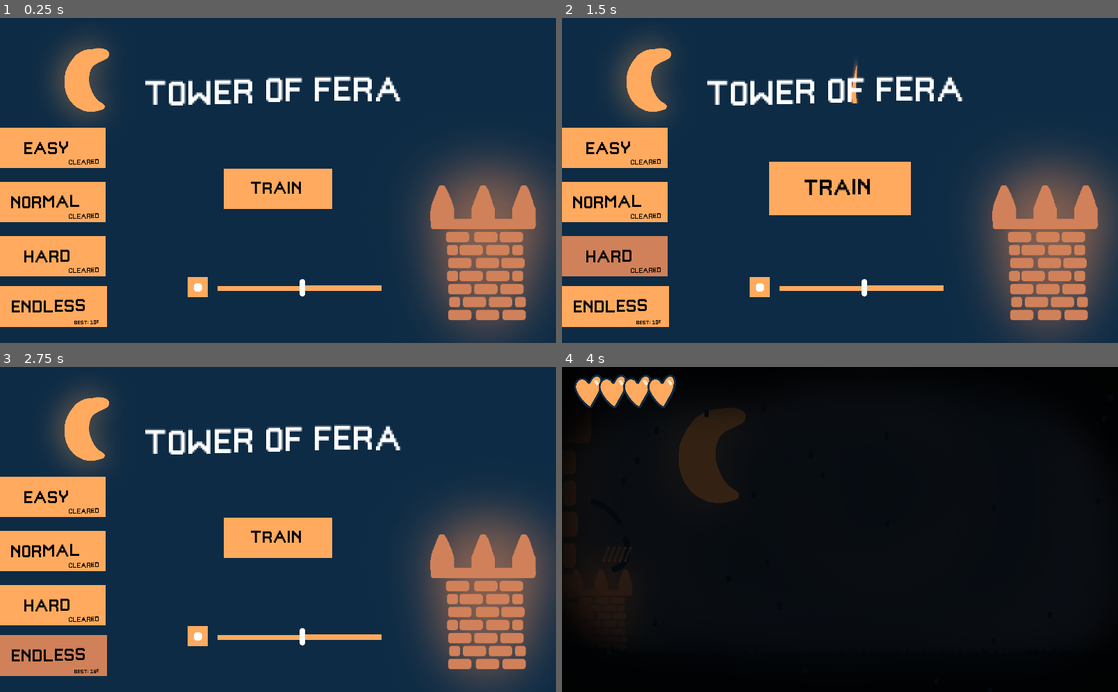
Above: before the commit, frames 1-4 (two rows, left to right).
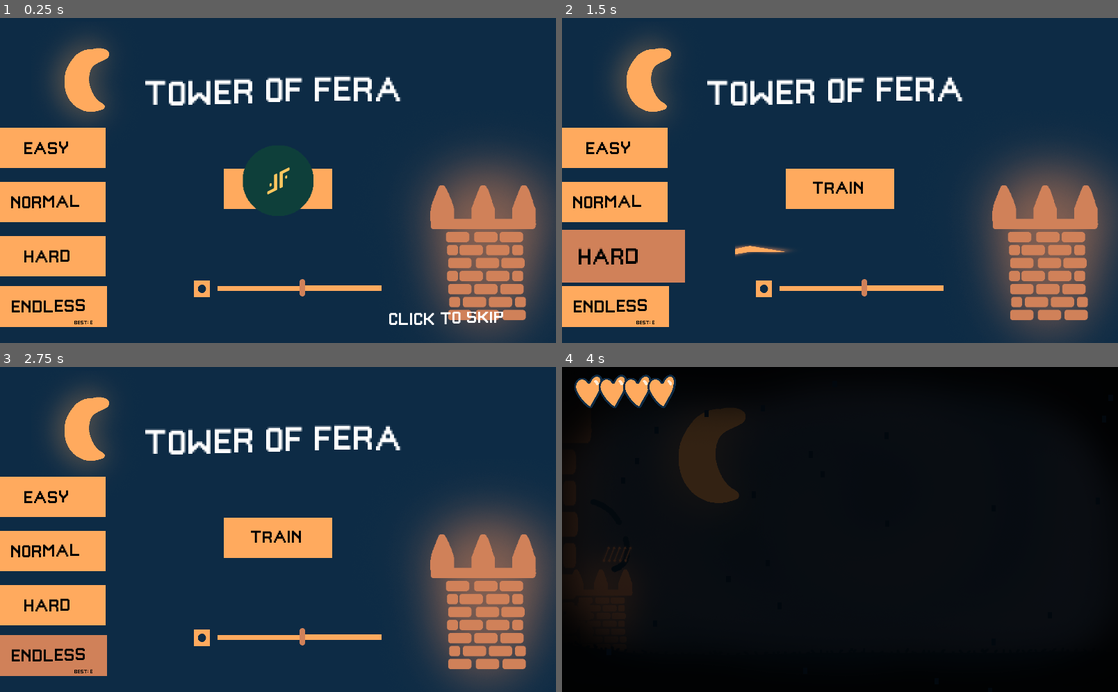
Above: after the commit, the same moments.

Repository: FireGamesDev/Tower-of-Fera
Game: Godot game, scene res://Scenes/Menu.tscn
The game is run twice, just before and just after one commit, with the same random seed, the same clock (stepped at 60 frames per second) and the same inputs.
Inputs (mouse positions are in pixels of both pictures, inside the frame that each line leads up to):
- Up to frame 1 (0.25 s): no input
- Up to frame 2 (1.5 s): click "TRAIN" at 0.5 s; click "HARD" at 1.25 s
- Up to frame 3 (2.75 s): click "ENDLESS" at 2 s
- Up to frame 4 (4 s): click "ENDLESS" at 2.75 s; move the mouse to (962, 513) at 3.52 s; press the mouse at (962, 513) at 3.53 s

The runs differ from the first frame. In frame 1, 2.1% of the frame differs, in the area x 12-91%, y 43-95%; in frame 2, 4.3%, in the area x 0-63%, y 13-95%; in frame 3, 0.3%; in frame 4, nothing differs.
Error in both runs: Invalid set index 'scale' (on base: 'previously freed instance') with value of type 'Vector2'. (res://Scripts/Trajectory.gd:32)

Commit message:
Game loop

Diff:
--- a/Scenes/Game.tscn
+++ b/Scenes/Game.tscn
@@ -12,8 +12,28 @@
 [ext_resource path="res://Sprites/bg_light.png" type="Texture" id=10]
 [ext_resource path="res://Sprites/Vignette.png" type="Texture" id=11]
 [ext_resource path="res://Scenes/Rain.tscn" type="PackedScene" id=12]
-[ext_resource path="res://Scenes/Lightning.tscn" type="PackedScene" id=13]
+[ext_resource path="res://Scripts/Lightning.gd" type="Script" id=13]
 [ext_resource path="res://Scenes/Spawner.tscn" type="PackedScene" id=14]
+[ext_resource path="res://SFX/Lightning_strike.wav" type="AudioStream" id=15]
+[ext_resource path="res://Sprites/lightning.png" type="Texture" id=16]
+
+[sub_resource type="Animation" id=2]
+resource_name = "Lightning"
+tracks/0/type = "value"
+tracks/0/path = NodePath("TextureProgress:value")
+tracks/0/interp = 1
+tracks/0/loop_wrap = true
+tracks/0/imported = false
+tracks/0/enabled = true
+tracks/0/keys = {
+"times": PoolRealArray( 0, 1 ),
+"transitions": PoolRealArray( 1, 1 ),
+"update": 0,
+"values": [ 0.0, 100.0 ]
+}
+
+[sub_resource type="RectangleShape2D" id=3]
+extents = Vector2( 414.174, 39.5447 )
 
 [sub_resource type="CapsuleShape2D" id=1]
 radius = 53.3942
@@ -50,8 +70,40 @@
 scale = Vector2( 0.7, 0.7 )
 texture = ExtResource( 10 )
 
-[node name="Lightning" parent="Map" instance=ExtResource( 13 )]
+[node name="Lightning" type="Node2D" parent="Map"]
 position = Vector2( 540.537, -107.026 )
+script = ExtResource( 13 )
+
+[node name="AnimationPlayer" type="AnimationPlayer" parent="Map/Lightning"]
+playback_speed = 3.0
+anims/Lightning = SubResource( 2 )
+
+[node name="TextureProgress" type="TextureProgress" parent="Map/Lightning"]
+margin_left = 22.653
+margin_top = -366.223
+margin_right = 222.653
+margin_bottom = -166.223
+rect_scale = Vector2( 0.2, 1 )
+texture_progress = ExtResource( 16 )
+fill_mode = 2
+__meta__ = {
+"_edit_use_anchors_": false
+}
+
+[node name="Timer" type="Timer" parent="Map/Lightning"]
+wait_time = 10.0
+one_shot = true
+autostart = true
+
+[node name="SpawnArea" type="Area2D" parent="Map/Lightning"]
+
+[node name="CollisionShape2D" type="CollisionShape2D" parent="Map/Lightning/SpawnArea"]
+position = Vector2( 243.45, -107.146 )
+shape = SubResource( 3 )
+disabled = true
+
+[node name="SFX" type="AudioStreamPlayer" parent="Map/Lightning"]
+stream = ExtResource( 15 )
 
 [node name="Tower" parent="Map" instance=ExtResource( 4 )]
 position = Vector2( 265.561, -43.7932 )
@@ -115,4 +167,6 @@
 [node name="Spawner" parent="." instance=ExtResource( 14 )]
 position = Vector2( -2.37842, -91.5689 )
 
+[connection signal="animation_finished" from="Map/Lightning/AnimationPlayer" to="Map/Lightning" method="_on_AnimationPlayer_animation_finished"]
+[connection signal="timeout" from="Map/Lightning/Timer" to="Map/Lightning" method="_on_Timer_timeout"]
 [connection signal="body_entered" from="Map/Tower" to="." method="_on_Tower_body_entered"]
--- a/Scenes/Logo.tscn
+++ b/Scenes/Logo.tscn
@@ -33,7 +33,6 @@
 }
 
 [node name="TextureRect2" type="TextureRect" parent="AnimationPlayer"]
-visible = false
 anchor_left = 0.5
 anchor_top = 0.5
 anchor_right = 0.5
@@ -49,7 +48,6 @@
 }
 
 [node name="TextureRect" type="TextureRect" parent="AnimationPlayer/TextureRect2"]
-visible = false
 anchor_left = 0.5
 anchor_top = 0.5
 anchor_right = 0.5
@@ -66,7 +64,6 @@
 }
 
 [node name="Continue" type="RichTextLabel" parent="AnimationPlayer"]
-visible = false
 anchor_left = 1.0
 anchor_top = 1.0
 anchor_right = 1.0
--- a/Scenes/Menu.tscn
+++ b/Scenes/Menu.tscn
@@ -29,7 +29,7 @@
 }
 
 [sub_resource type="RectangleShape2D" id=2]
-extents = Vector2( 109.783, 6.35927 )
+extents = Vector2( 10, 6.359 )
 
 [sub_resource type="StyleBoxFlat" id=3]
 bg_color = Color( 0.815686, 0.505882, 0.34902, 1 )
@@ -119,6 +119,21 @@
 "values": [ Vector2( 1, 1 ), Vector2( 1.5, 1.5 ), Vector2( 1, 1 ) ]
 }
 
+[sub_resource type="Animation" id=25]
+resource_name = "Lightning"
+tracks/0/type = "value"
+tracks/0/path = NodePath("TextureProgress:value")
+tracks/0/interp = 1
+tracks/0/loop_wrap = true
+tracks/0/imported = false
+tracks/0/enabled = true
+tracks/0/keys = {
+"times": PoolRealArray( 0, 1 ),
+"transitions": PoolRealArray( 1, 1 ),
+"update": 0,
+"values": [ 0.0, 100.0 ]
+}
+
 [sub_resource type="Animation" id=23]
 resource_name = "PlayButton"
 length = 0.6
@@ -135,6 +150,21 @@
 "values": [ Vector2( 1, 1 ), Vector2( 1.5, 1.5 ), Vector2( 1, 1 ) ]
 }
 
+[sub_resource type="Animation" id=26]
+resource_name = "Lightning"
+tracks/0/type = "value"
+tracks/0/path = NodePath("TextureProgress:value")
+tracks/0/interp = 1
+tracks/0/loop_wrap = true
+tracks/0/imported = false
+tracks/0/enabled = true
+tracks/0/keys = {
+"times": PoolRealArray( 0, 1 ),
+"transitions": PoolRealArray( 1, 1 ),
+"update": 0,
+"values": [ 0.0, 100.0 ]
+}
+
 [sub_resource type="Animation" id=21]
 resource_name = "PlayButton"
 length = 0.6
@@ -151,6 +181,21 @@
 "values": [ Vector2( 1, 1 ), Vector2( 1.5, 1.5 ), Vector2( 1, 1 ) ]
 }
 
+[sub_resource type="Animation" id=27]
+resource_name = "Lightning"
+tracks/0/type = "value"
+tracks/0/path = NodePath("TextureProgress:value")
+tracks/0/interp = 1
+tracks/0/loop_wrap = true
+tracks/0/imported = false
+tracks/0/enabled = true
+tracks/0/keys = {
+"times": PoolRealArray( 0, 1 ),
+"transitions": PoolRealArray( 1, 1 ),
+"update": 0,
+"values": [ 0.0, 100.0 ]
+}
+
 [sub_resource type="Animation" id=22]
 resource_name = "PlayButton"
 length = 0.6
@@ -165,6 +210,21 @@
 "transitions": PoolRealArray( 1, 1, 1 ),
 "update": 0,
 "values": [ Vector2( 1, 1 ), Vector2( 1.5, 1.5 ), Vector2( 1, 1 ) ]
+}
+
+[sub_resource type="Animation" id=28]
+resource_name = "Lightning"
+tracks/0/type = "value"
+tracks/0/path = NodePath("TextureProgress:value")
+tracks/0/interp = 1
+tracks/0/loop_wrap = true
+tracks/0/imported = false
+tracks/0/enabled = true
+tracks/0/keys = {
+"times": PoolRealArray( 0, 1 ),
+"transitions": PoolRealArray( 1, 1 ),
+"update": 0,
+"values": [ 0.0, 100.0 ]
 }
 
 [node name="Menu" type="Node2D"]
@@ -321,11 +381,11 @@
 [node name="Mute" type="CheckBox" parent="CanvasLayer/Volume"]
 anchor_top = 1.0
 anchor_bottom = 1.0
-margin_left = -147.476
-margin_top = -122.048
-margin_right = -109.476
-margin_bottom = -84.0475
-rect_pivot_offset = Vector2( 19, 19 )
+margin_left = -220.0
+margin_top = -200.0
+margin_right = -20.0
+rect_scale = Vector2( 0.15, 0.15 )
+rect_pivot_offset = Vector2( 100, 100 )
 custom_icons/checked = ExtResource( 7 )
 custom_icons/unchecked = ExtResource( 4 )
 custom_styles/hover = SubResource( 16 )
@@ -377,8 +437,6 @@
 visible = false
 position = Vector2( 4.12272, -245.554 )
 polygon = PoolVector2Array( 73.1808, 365.25, 67.2416, 252.403, 67.2416, 200.433, 92.4837, 198.949, 88.0292, 155.889, 67 …(210 unchanged characters)…
-
-[node name="Logo" parent="CanvasLayer" instance=ExtResource( 2 )]
 
 [node name="Modes" type="Control" parent="CanvasLayer"]
 anchor_right = 1.0
@@ -427,6 +485,7 @@
 }
 
 [node name="Cleared" type="RichTextLabel" parent="CanvasLayer/Modes/Hard"]
+visible = false
 anchor_left = 1.0
 anchor_top = 1.0
 anchor_right = 1.0
@@ -451,6 +510,43 @@
 
 [node name="AnimationPlayer" type="AnimationPlayer" parent="CanvasLayer/Modes/Hard"]
 anims/PlayButton = SubResource( 20 )
+
+[node name="Hard_light" type="Node2D" parent="CanvasLayer/Modes/Hard"]
+position = Vector2( 189.827, 28.4361 )
+rotation = 1.52392
+script = ExtResource( 10 )
+is_menu = true
+
+[node name="AnimationPlayer" type="AnimationPlayer" parent="CanvasLayer/Modes/Hard/Hard_light"]
+playback_speed = 3.0
+anims/Lightning = SubResource( 25 )
+
+[node name="TextureProgress" type="TextureProgress" parent="CanvasLayer/Modes/Hard/Hard_light"]
+margin_left = 22.653
+margin_top = -366.223
+margin_right = 222.653
+margin_bottom = -166.223
+rect_scale = Vector2( 0.2, 1 )
+texture_progress = ExtResource( 12 )
+fill_mode = 2
+__meta__ = {
+"_edit_use_anchors_": false
+}
+
+[node name="Timer" type="Timer" parent="CanvasLayer/Modes/Hard/Hard_light"]
+wait_time = 20.0
+one_shot = true
+autostart = true
+
+[node name="SpawnArea" type="Area2D" parent="CanvasLayer/Modes/Hard/Hard_light"]
+
+[node name="CollisionShape2D" type="CollisionShape2D" parent="CanvasLayer/Modes/Hard/Hard_light/SpawnArea"]
+position = Vector2( -16.4744, -188.834 )
+shape = SubResource( 2 )
+disabled = true
+
+[node name="SFX" type="AudioStreamPlayer" parent="CanvasLayer/Modes/Hard/Hard_light"]
+stream = ExtResource( 11 )
 
 [node name="Endless" type="Button" parent="CanvasLayer/Modes"]
 anchor_left = 0.5
@@ -509,14 +605,51 @@
 custom_colors/default_color = Color( 0, 0, 0, 1 )
 bbcode_enabled = true
 bbcode_text = "
-[wave]BEST: 100"
-text = "
-BEST: 100"
+[wave]BEST: 0"
+text = "
+BEST: 0"
 fit_content_height = true
 scroll_active = false
 __meta__ = {
 "_edit_use_anchors_": false
 }
+
+[node name="Endless_strike" type="Node2D" parent="CanvasLayer/Modes/Endless"]
+position = Vector2( 189.827, 28.4361 )
+rotation = 1.52392
+script = ExtResource( 10 )
+is_menu = true
+
+[node name="AnimationPlayer" type="AnimationPlayer" parent="CanvasLayer/Modes/Endless/Endless_strike"]
+playback_speed = 3.0
+anims/Lightning = SubResource( 26 )
+
+[node name="TextureProgress" type="TextureProgress" parent="CanvasLayer/Modes/Endless/Endless_strike"]
+margin_left = 22.653
+margin_top = -366.223
+margin_right = 222.653
+margin_bottom = -166.223
+rect_scale = Vector2( 0.2, 1 )
+texture_progress = ExtResource( 12 )
+fill_mode = 2
+__meta__ = {
+"_edit_use_anchors_": false
+}
+
+[node name="Timer" type="Timer" parent="CanvasLayer/Modes/Endless/Endless_strike"]
+wait_time = 30.0
+one_shot = true
+autostart = true
+
+[node name="SpawnArea" type="Area2D" parent="CanvasLayer/Modes/Endless/Endless_strike"]
+
+[node name="CollisionShape2D" type="CollisionShape2D" parent="CanvasLayer/Modes/Endless/Endless_strike/SpawnArea"]
+position = Vector2( -16.4744, -188.834 )
+shape = SubResource( 2 )
+disabled = true
+
+[node name="SFX" type="AudioStreamPlayer" parent="CanvasLayer/Modes/Endless/Endless_strike"]
+stream = ExtResource( 11 )
 
 [node name="Normal" type="Button" parent="CanvasLayer/Modes"]
 anchor_left = 0.5
@@ -560,6 +693,7 @@
 anims/PlayButton = SubResource( 21 )
 
 [node name="Cleared" type="RichTextLabel" parent="CanvasLayer/Modes/Normal"]
+visible = false
 anchor_left = 1.0
 anchor_top = 1.0
 anchor_right = 1.0
@@ -581,6 +715,43 @@
 __meta__ = {
 "_edit_use_anchors_": false
 }
+
+[node name="Normal_strike" type="Node2D" parent="CanvasLayer/Modes/Normal"]
+position = Vector2( 189.827, 28.4361 )
+rotation = 1.52392
+script = ExtResource( 10 )
+is_menu = true
+
+[node name="AnimationPlayer" type="AnimationPlayer" parent="CanvasLayer/Modes/Normal/Normal_strike"]
+playback_speed = 3.0
+anims/Lightning = SubResource( 27 )
+
+[node name="TextureProgress" type="TextureProgress" parent="CanvasLayer/Modes/Normal/Normal_strike"]
+margin_left = 22.653
+margin_top = -366.223
+margin_right = 222.653
+margin_bottom = -166.223
+rect_scale = Vector2( 0.2, 1 )
+texture_progress = ExtResource( 12 )
+fill_mode = 2
+__meta__ = {
+"_edit_use_anchors_": false
+}
+
+[node name="Timer" type="Timer" parent="CanvasLayer/Modes/Normal/Normal_strike"]
+wait_time = 40.0
+one_shot = true
+autostart = true
+
+[node name="SpawnArea" type="Area2D" parent="CanvasLayer/Modes/Normal/Normal_strike"]
+
+[node name="CollisionShape2D" type="CollisionShape2D" parent="CanvasLayer/Modes/Normal/Normal_strike/SpawnArea"]
+position = Vector2( -16.4744, -188.834 )
+shape = SubResource( 2 )
+disabled = true
+
+[node name="SFX" type="AudioStreamPlayer" parent="CanvasLayer/Modes/Normal/Normal_strike"]
+stream = ExtResource( 11 )
 
 [node name="Easy" type="Button" parent="CanvasLayer/Modes"]
 anchor_left = 0.5
@@ -624,6 +795,7 @@
 anims/PlayButton = SubResource( 22 )
 
 [node name="Cleared" type="RichTextLabel" parent="CanvasLayer/Modes/Easy"]
+visible = false
 anchor_left = 1.0
 anchor_top = 1.0
 anchor_right = 1.0
@@ -645,6 +817,46 @@
 __meta__ = {
 "_edit_use_anchors_": false
 }
+
+[node name="Easy_strike" type="Node2D" parent="CanvasLayer/Modes/Easy"]
+position = Vector2( 189.827, 28.4361 )
+rotation = 1.52392
+script = ExtResource( 10 )
+is_menu = true
+
+[node name="AnimationPlayer" type="AnimationPlayer" parent="CanvasLayer/Modes/Easy/Easy_strike"]
+playback_speed = 3.0
+anims/Lightning = SubResource( 28 )
+
+[node name="TextureProgress" type="TextureProgress" parent="CanvasLayer/Modes/Easy/Easy_strike"]
+margin_left = 22.653
+margin_top = -366.223
+margin_right = 222.653
+margin_bottom = -166.223
+rect_scale = Vector2( 0.2, 1 )
+texture_progress = ExtResource( 12 )
+fill_mode = 2
+__meta__ = {
+"_edit_use_anchors_": false
+}
+
+[node name="Timer" type="Timer" parent="CanvasLayer/Modes/Easy/Easy_strike"]
+wait_time = 50.0
+one_shot = true
+autostart = true
+
+[node name="SpawnArea" type="Area2D" parent="CanvasLayer/Modes/Easy/Easy_strike"]
+
+[node name="CollisionShape2D" type="CollisionShape2D" parent="CanvasLayer/Modes/Easy/Easy_strike/SpawnArea"]
+position = Vector2( -16.4744, -188.834 )
+shape = SubResource( 2 )
+disabled = true
+
+[node name="SFX" type="AudioStreamPlayer" parent="CanvasLayer/Modes/Easy/Easy_strike"]
+stream = ExtResource( 11 )
+
+[node name="Logo" parent="CanvasLayer" instance=ExtResource( 2 )]
+margin_top = -1.52588e-05
 
 [connection signal="tree_exited" from="." to="." method="_on_Menu_tree_exited"]
 [connection signal="strike" from="CanvasLayer/Control2/Lightning" to="." method="_on_Lightning_strike"]
@@ -655,6 +867,18 @@
 [connection signal="value_changed" from="CanvasLayer/Volume/VolumeSlider" to="." method="_on_VolumeSlider_value_changed"]
 [connection signal="pressed" from="CanvasLayer/Volume/Mute" to="." method="_on_Mute_pressed"]
 [connection signal="pressed" from="CanvasLayer/Modes/Hard" to="." method="_on_Hard_pressed"]
+[connection signal="strike" from="CanvasLayer/Modes/Hard/Hard_light" to="." method="_on_Hard_light_strike"]
+[connection signal="animation_finished" from="CanvasLayer/Modes/Hard/Hard_light/AnimationPlayer" to="CanvasLayer/Modes/Hard/Hard_light" method="_on_AnimationPlayer_animation_finished"]
+[connection signal="timeout" from="CanvasLayer/Modes/Hard/Hard_light/Timer" to="CanvasLayer/Modes/Hard/Hard_light" method="_on_Timer_timeout"]
 [connection signal="pressed" from="CanvasLayer/Modes/Endless" to="." method="_on_Endless_pressed"]
+[connection signal="strike" from="CanvasLayer/Modes/Endless/Endless_strike" to="." method="_on_Endless_strike_strike"]
+[connection signal="animation_finished" from="CanvasLayer/Modes/Endless/Endless_strike/AnimationPlayer" to="CanvasLayer/Modes/Endless/Endless_strike" method="_on_AnimationPlayer_animation_finished"]
+[connection signal="timeout" from="CanvasLayer/Modes/Endless/Endless_strike/Timer" to="CanvasLayer/Modes/Endless/Endless_strike" method="_on_Timer_timeout"]
 [connection signal="pressed" from="CanvasLayer/Modes/Normal" to="." method="_on_Normal_pressed"]
+[connection signal="strike" from="CanvasLayer/Modes/Normal/Normal_strike" to="." method="_on_Normal_strike_strike"]
+[connection signal="animation_finished" from="CanvasLayer/Modes/Normal/Normal_strike/AnimationPlayer" to="CanvasLayer/Modes/Normal/Normal_strike" method="_on_AnimationPlayer_animation_finished"]
+[connection signal="timeout" from="CanvasLayer/Modes/Normal/Normal_strike/Timer" to="CanvasLayer/Modes/Normal/Normal_strike" method="_on_Timer_timeout"]
 [connection signal="pressed" from="CanvasLayer/Modes/Easy" to="." method="_on_Easy_pressed"]
+[connection signal="strike" from="CanvasLayer/Modes/Easy/Easy_strike" to="." method="_on_Easy_strike_strike"]
+[connection signal="animation_finished" from="CanvasLayer/Modes/Easy/Easy_strike/AnimationPlayer" to="CanvasLayer/Modes/Easy/Easy_strike" method="_on_AnimationPlayer_animation_finished"]
+[connection signal="timeout" from="CanvasLayer/Modes/Easy/Easy_strike/Timer" to="CanvasLayer/Modes/Easy/Easy_strike" method="_on_Timer_timeout"]
--- a/Scripts/Lightning.gd
+++ b/Scripts/Lightning.gd
@@ -35,7 +35,7 @@
 	$TextureProgress.visible = true
 	if !is_menu:
 		$Timer.start(randi()%20+6)
-	else: $Timer.start(randi()%6+1) #diffuculty
+	else: $Timer.start(randi()%50+30) #diffuculty
 	yield(get_tree().create_timer(0.2), "timeout")
 	$SFX.play()
 
--- a/Scripts/MenuManager.gd
+++ b/Scripts/MenuManager.gd
@@ -101,39 +101,52 @@
 func _on_Menu_tree_exited():
 	save_game()
 
-
-func _on_Lightning_strike():
-	$CanvasLayer/PlayButton/AnimationPlayer.play("PlayButton")
-
 func _on_PlayButton_pressed():
 	$CanvasLayer/Control2/Lightning._on_Timer_timeout()
 	$CanvasLayer/Control2/Lightning.stop = true
 	Globals.sfx_manager.play_sound(click_sound)
 	SceneChanger.change_scene("res://Scenes/Game.tscn", 0.5)
 
+
 func _on_Hard_pressed():
-	$CanvasLayer/Control2/Lightning._on_Timer_timeout()
-	$CanvasLayer/Control2/Lightning.stop = true
+	$CanvasLayer/Modes/Hard/Hard_light._on_Timer_timeout()
+	$CanvasLayer/Modes/Hard/Hard_light.stop = true
 	Globals.sfx_manager.play_sound(click_sound)
 	SceneChanger.change_scene("res://Scenes/Game.tscn", 0.5)
 
 
 func _on_Endless_pressed():
-	$CanvasLayer/Control2/Lightning._on_Timer_timeout()
-	$CanvasLayer/Control2/Lightning.stop = true
+	$CanvasLayer/Modes/Endless/Endless_strike._on_Timer_timeout()
+	$CanvasLayer/Modes/Endless/Endless_strike.stop = true
 	Globals.sfx_manager.play_sound(click_sound)
 	SceneChanger.change_scene("res://Scenes/Game.tscn", 0.5)
 
 
 func _on_Normal_pressed():
-	$CanvasLayer/Control2/Lightning._on_Timer_timeout()
-	$CanvasLayer/Control2/Lightning.stop = true
+	$CanvasLayer/Modes/Normal/Normal_strike._on_Timer_timeout()
+	$CanvasLayer/Modes/Normal/Normal_strike.stop = true
 	Globals.sfx_manager.play_sound(click_sound)
 	SceneChanger.change_scene("res://Scenes/Game.tscn", 0.5)
 
 
 func _on_Easy_pressed():
-	$CanvasLayer/Control2/Lightning._on_Timer_timeout()
-	$CanvasLayer/Control2/Lightning.stop = true
+	$CanvasLayer/Modes/Easy/Easy_strike._on_Timer_timeout()
+	$CanvasLayer/Modes/Easy/Easy_strike.stop = true
 	Globals.sfx_manager.play_sound(click_sound)
 	SceneChanger.change_scene("res://Scenes/Game.tscn", 0.5)
+
+
+func _on_Lightning_strike():
+	$CanvasLayer/PlayButton/AnimationPlayer.play("PlayButton")
+
+func _on_Hard_light_strike():
+	$CanvasLayer/Modes/Hard/AnimationPlayer.play("PlayButton")
+
+func _on_Endless_strike_strike():
+	$CanvasLayer/Modes/Endless/AnimationPlayer.play("PlayButton")
+
+func _on_Normal_strike_strike():
+	$CanvasLayer/Modes/Normal/AnimationPlayer.play("PlayButton")
+
+func _on_Easy_strike_strike():
+	$CanvasLayer/Modes/Easy/AnimationPlayer.play("PlayButton")
Not shown: 1 places in Scenes/Game.tscn that only renumber resources
Not shown: 1 places in Scenes/Menu.tscn that only renumber resources
Binary file changed: Sprites/Slider_highlighted.png
Binary file changed: Sprites/Slider_tick.png
Binary file changed: Sprites/check.png
Binary file changed: Sprites/unchecked.png
